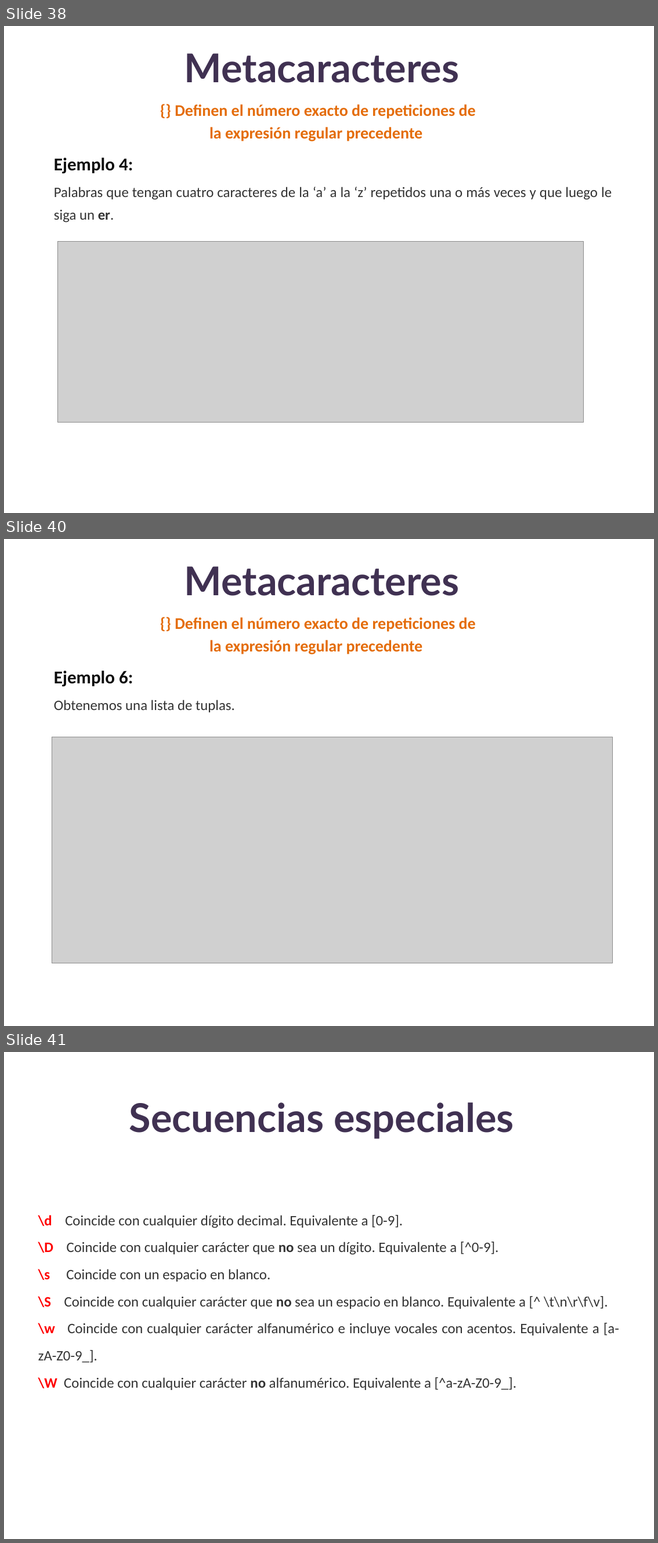
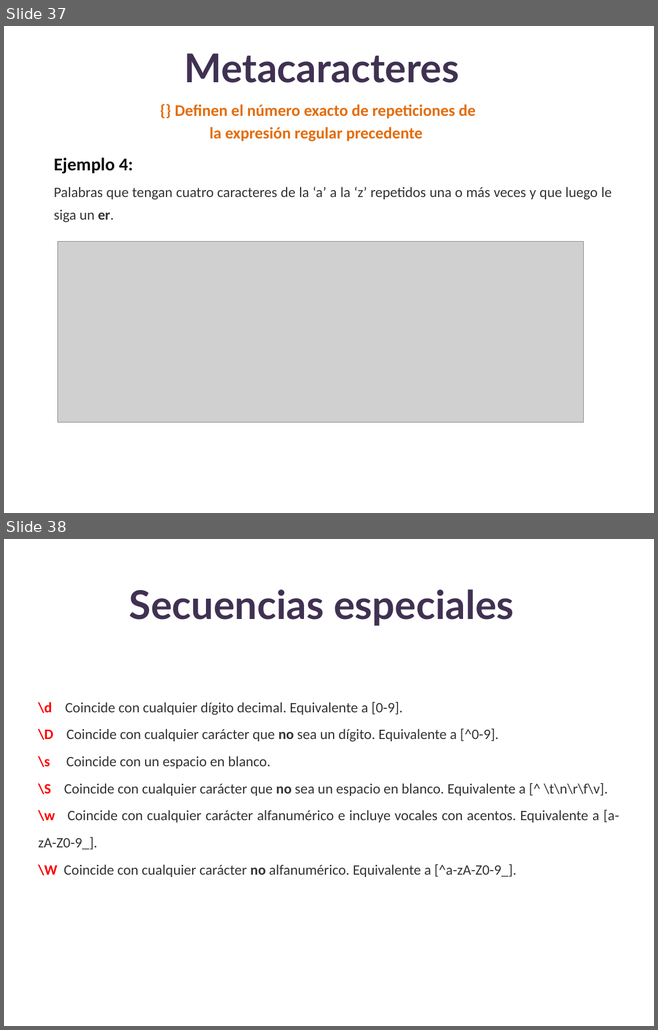
Before and after one commit to lizetheP/Analitica, a slide deck: Calendario2025/presentaciones/19_Modulo_re.pptx. Shown one above the other, each under a label of ours: slides 38, 40 and 41 before the commit, slides 37 and 38 after it; the slides between them are not shown. The pictures are 658x1543 and 658x1030 pixels, drawn with LibreOffice and Linux fonts; fonts in the diff are those of the drawing; grey boxes stand for pictures. Boxes give left, top, right and bottom in pixels: in the first picture for what was removed or moved away, otherwise in the second. Text is boxed around its words. In the diff, an @@ line names an element or a change of style, - is before the commit and + after.

```diff
--- a/Calendario2025/presentaciones/19_Modulo_re.pptx
+++ b/Calendario2025/presentaciones/19_Modulo_re.pptx
@@ slide 40 removed at box(4, 539, 654, 1026), background #FFFFFF @@
@@ title removed at box(184, 566, 459, 596) @@
-Metacaracteres
@@ text removed at box(175, 617, 476, 654) @@
-{} Definen el número exacto de repeticiones de la expresión regular precedente
@@ text removed at box(54, 671, 133, 687) @@
-Ejemplo 6:
@@ text removed at box(54, 700, 235, 712) @@
-Obtenemos una lista de tuplas.
@@ picture removed at box(52, 737, 612, 963) @@
@@ what was slide 38 is now slide 37 @@
@@ what was slide 41 is now slide 38 @@
```
Also in this commit, not shown: 1 slide changed, 2 other slides removed, 1 other file.
